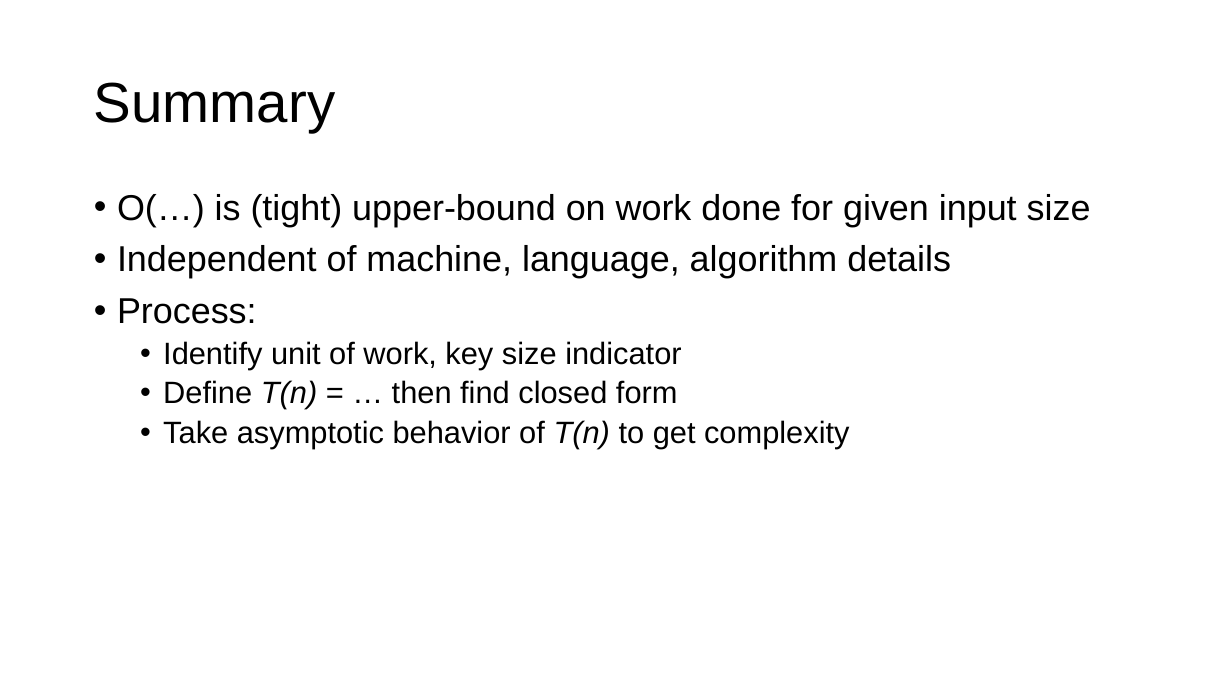
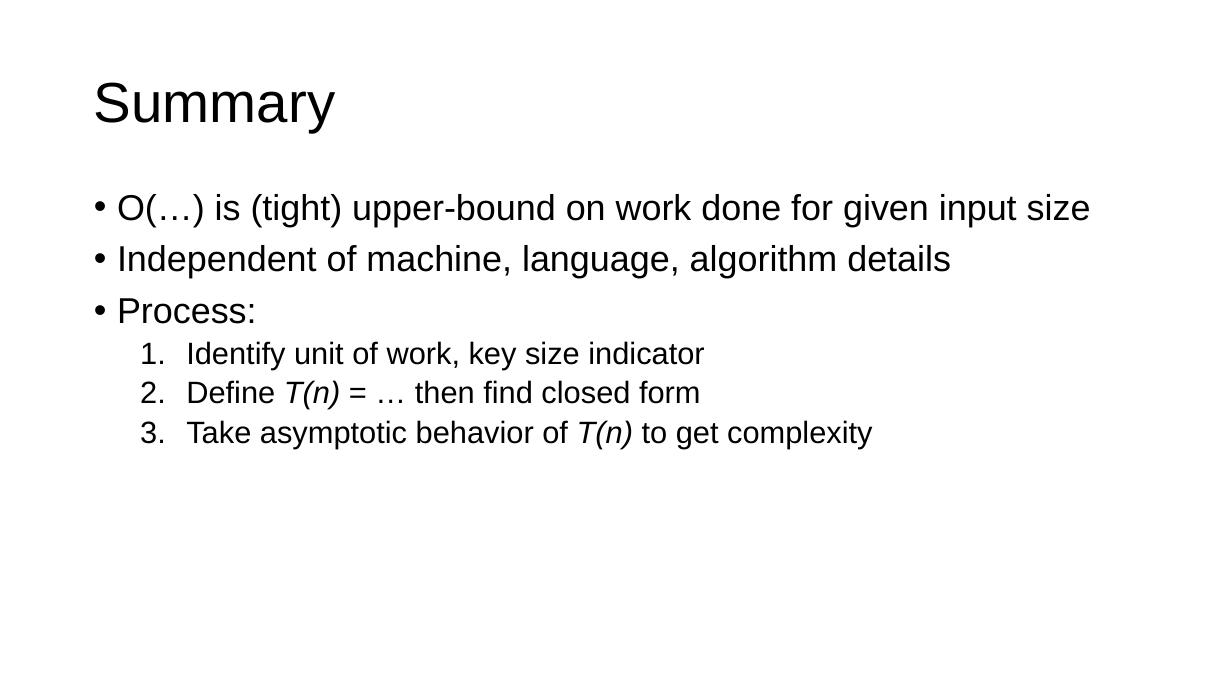
Before and after one commit to parrt/msds689, a slide deck: slide 29 of notes/complexity.pptx (slide 27 before the commit). Drawn at 1232x693 pixels with LibreOffice and Linux fonts; fonts in the diff are those of the drawing; background and template pictures are left out. Boxes give left, top, right and bottom in pixels: in the first picture for what was removed or moved away, otherwise in the second. Text is boxed around its words. In the diff, an @@ line names an element or a change of style, - is before the commit and + after.

```diff
--- a/notes/complexity.pptx
+++ b/notes/complexity.pptx
@@ text at (186, 341, 872, 449): bullet • to 1. @@
```
Also in this commit, not shown: 11 other slides changed, 3 slides added, 1 slide removed, 3 other files.
